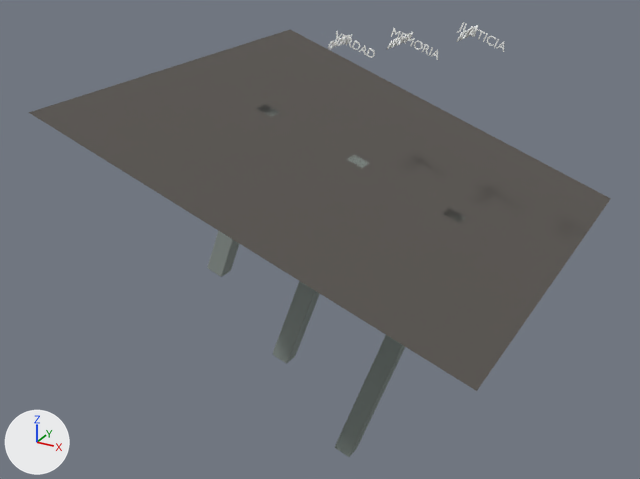
What one commit did to the glTF model public/models/columnas_vmj.glb.
One viewpoint serves both versions: a camera (50 mm lens) standing at (6.72, -13.62, 5.11) and looking at (-0.66, -0.22, -1.59). Every picture has the same lights, and +X, +Y and +Z are marked at lower left. Where no turn or scale is listed for an object, it has been applied to the vertices.

In view in the first picture: 'Columna_Justicia', 'Columna_Memoria', 'Columna_Verdad', 'Suelo', 'Texto_Justicia_frontal', 'Texto_Justicia_lateral', 'Texto_Memoria_frontal', 'Texto_Memoria_lateral', 'Texto_Verdad_frontal', 'Texto_Verdad_lateral'.
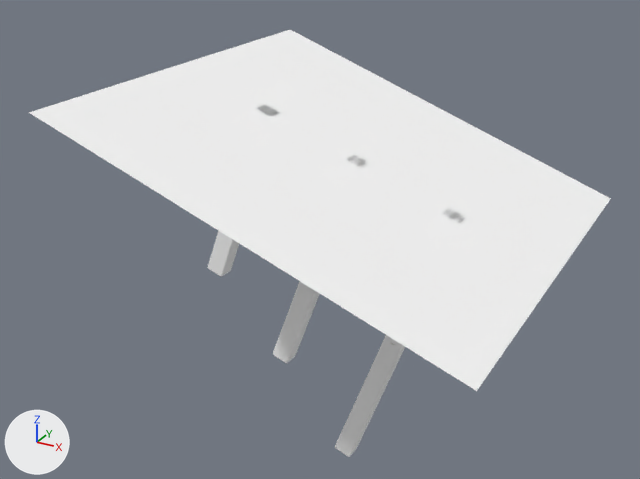
Boxes (x1, y1, x2, y2) around the edits, measured in the pictures (640 x 479 px):
'Suelo', recoloured (grey to white)
    both: (29, 30, 611, 391)
'Columna_Justicia', recoloured
    both: (335, 208, 466, 457)
'Columna_Memoria', recoloured
    both: (273, 155, 369, 363)
'Columna_Verdad', recoloured
    both: (207, 105, 280, 277)
'Texto_Memoria_lateral', deleted
    before: (391, 28, 438, 60)
'Texto_Justicia_lateral', deleted
    before: (457, 22, 504, 52)
'Texto_Verdad_lateral', deleted
    before: (336, 31, 375, 58)
'Texto_Memoria_frontal', deleted
    before: (387, 32, 413, 50)
'Texto_Verdad_frontal', deleted
    before: (328, 34, 353, 49)
'Texto_Justicia_frontal', deleted
    before: (456, 25, 479, 42)

What the commit changed:
Material 'Mat_Justicia' (mat_mat_justicia) changes colour from grey #818b86 to white #ffffff; in linear values from (0.22, 0.26, 0.24) to (1.0, 1.0, 1.0).
Material 'Mat_Memoria' (mat_mat_memoria) changes colour from grey #89938e to white #ffffff; in linear values from (0.25, 0.29, 0.27) to (1.0, 1.0, 1.0).
Material 'Mat_Verdad' (mat_mat_verdad) changes colour from grey #909995 to white #ffffff; in linear values from (0.28, 0.32, 0.3) to (1.0, 1.0, 1.0).
Material 'MatSuelo' (mat_matsuelo) changes colour from dark grey #595550 to white #ffffff; in linear values from (0.1, 0.09, 0.08) to (1.0, 1.0, 1.0).
Object 'Texto_Justicia_frontal' (ob_texto_justicia_frontal) is deleted.
Object 'Texto_Justicia_lateral' (ob_texto_justicia_lateral) is deleted.
Object 'Texto_Memoria_frontal' (ob_texto_memoria_frontal) is deleted.
Object 'Texto_Memoria_lateral' (ob_texto_memoria_lateral) is deleted.
Object 'Texto_Verdad_frontal' (ob_texto_verdad_frontal) is deleted.
Object 'Texto_Verdad_lateral' (ob_texto_verdad_lateral) is deleted.
